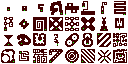
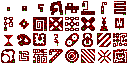
Layer changes from the first w=128, h=64 image to the second:
added layer "Apples 3" above "Apples 2" over box(2, 1, 127, 63)
added layer "Apples 2" above "Background" over box(1, 1, 127, 63)
